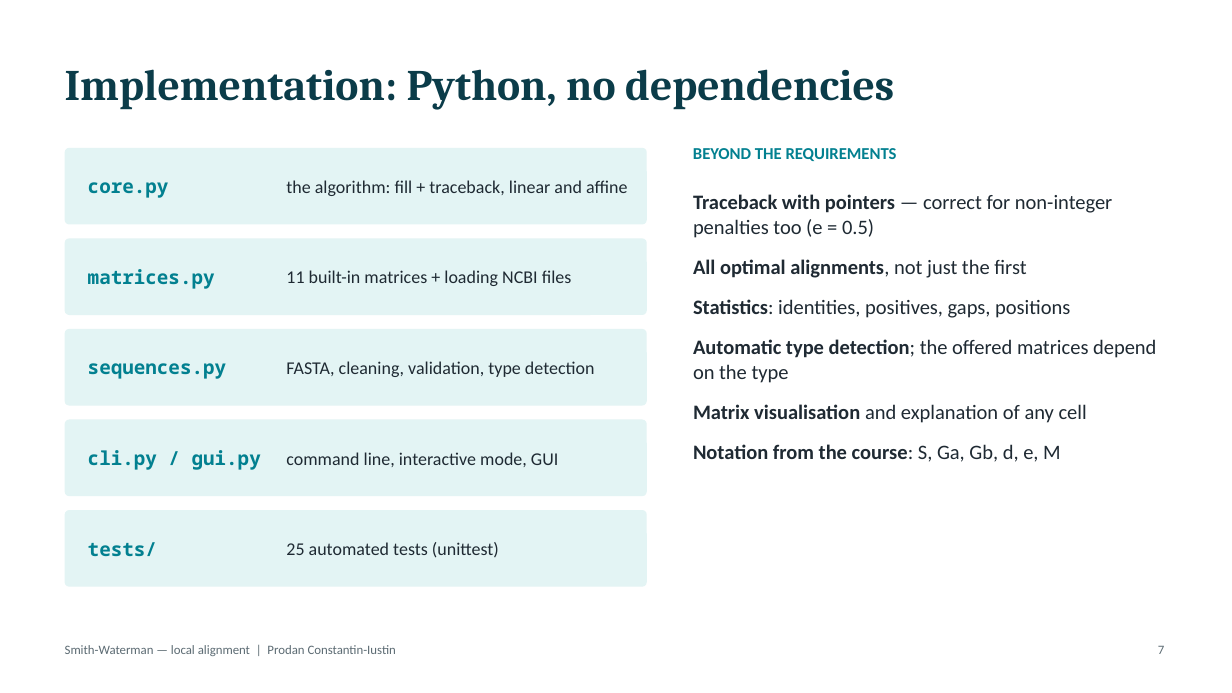
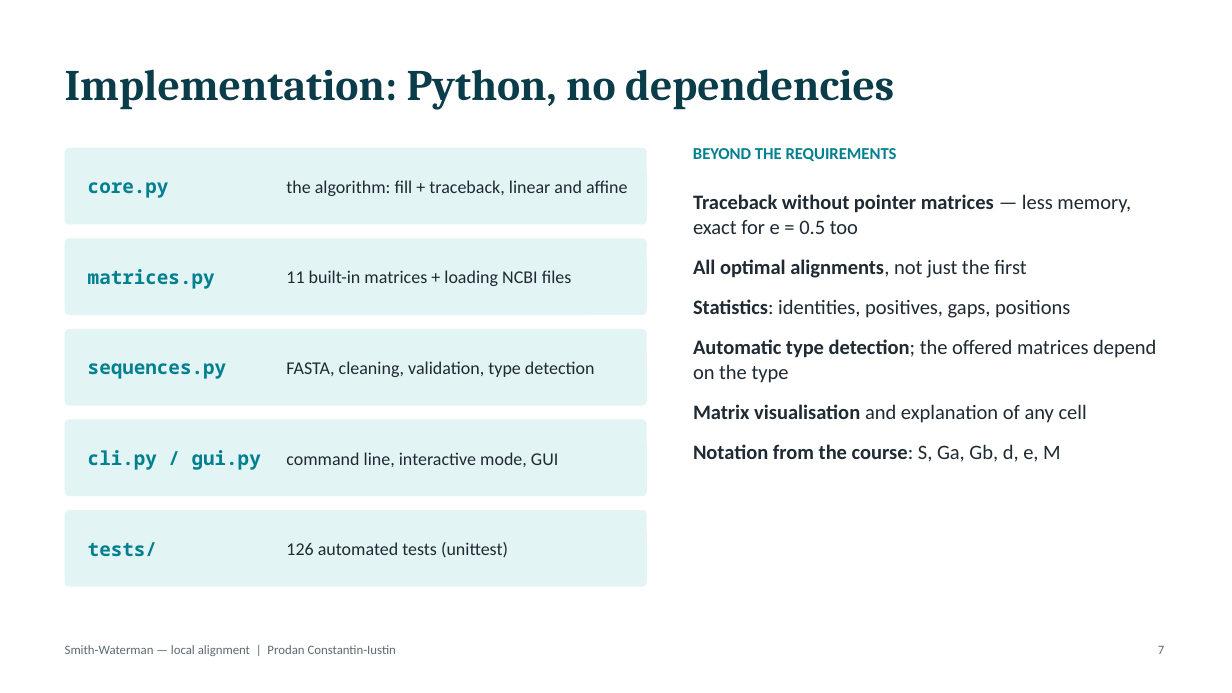
Before and after one commit to YUStulinu/Smith-Waterman_Algorithm, a slide deck: slide 7 of docs/Presentation_Smith-Waterman.pptx. Drawn at 1232x693 pixels with LibreOffice and Linux fonts; fonts in the diff are those of the drawing. Boxes give left, top, right and bottom in pixels: in the first picture for what was removed or moved away, otherwise in the second. Text is boxed around its words. In the diff, an @@ line names an element or a change of style, - is before the commit and + after.

```diff
--- a/docs/Presentation_Smith-Waterman.pptx
+++ b/docs/Presentation_Smith-Waterman.pptx
@@ text at box(693, 194, 1131, 234): text changed; bold on @@
-Traceback with pointers — correct for non-integer penalties too (e = 0.5)
+Traceback without pointer matrices — less memory, exact for e = 0.5 too
@@ text at box(286, 542, 508, 558): text changed @@
-25 automated tests (unittest)
+126 automated tests (unittest)
```
Also in this commit, not shown: 1 other slide changed, 5 other files.
